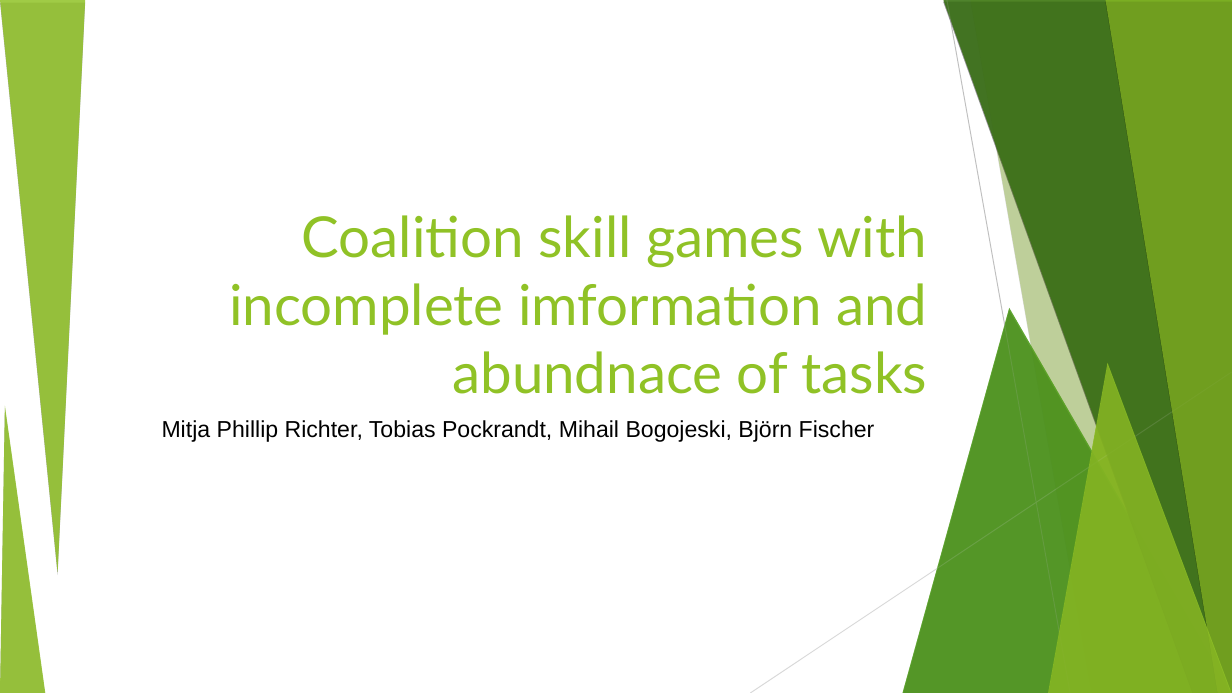
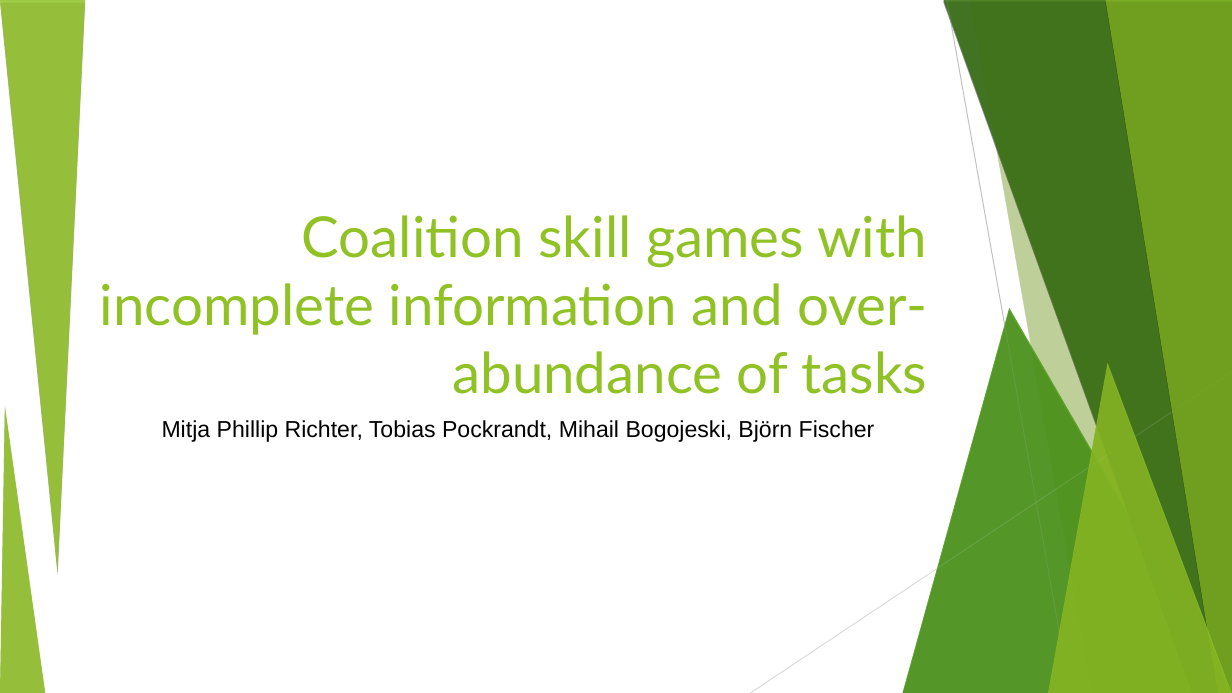
Before and after one commit to MFizz/AiF, a slide deck: slide 1 of Abschluss/alt.odp. Drawn at 1232x693 pixels with LibreOffice and Linux fonts; fonts in the diff are those of the drawing. Boxes give left, top, right and bottom in pixels: in the first picture for what was removed or moved away, otherwise in the second. Text is boxed around its words. In the diff, an @@ line names an element or a change of style, - is before the commit and + after.

```diff
--- a/Abschluss/alt.odp
+++ b/Abschluss/alt.odp
@@ title at (100,215,928,394): text changed @@
-Coalition skill games with incomplete imformation and abundnace of tasks
+Coalition skill games with incomplete information and over-abundance of tasks
```
Also in this commit, not shown: 9 other slides changed, 6 slides added, 3 slides removed.
